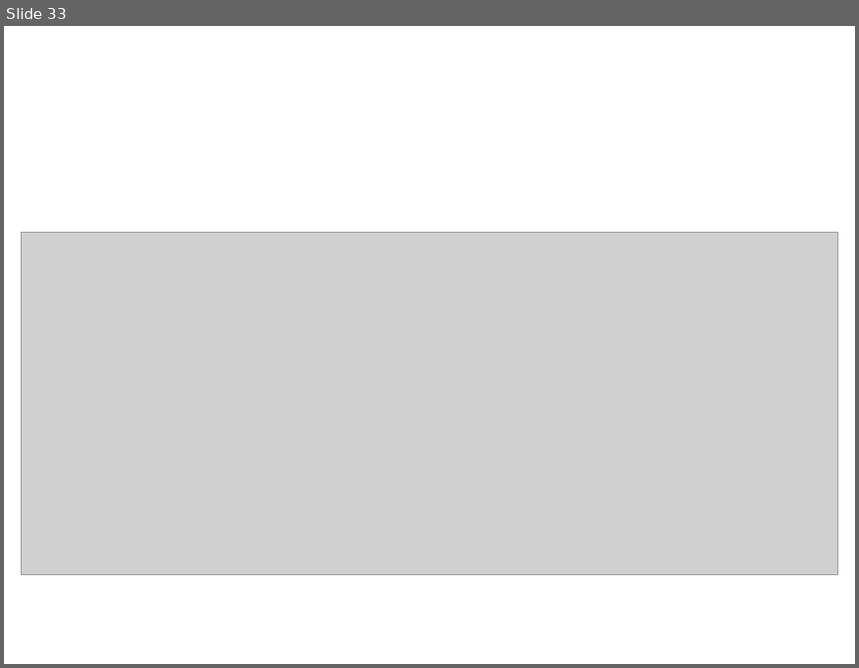
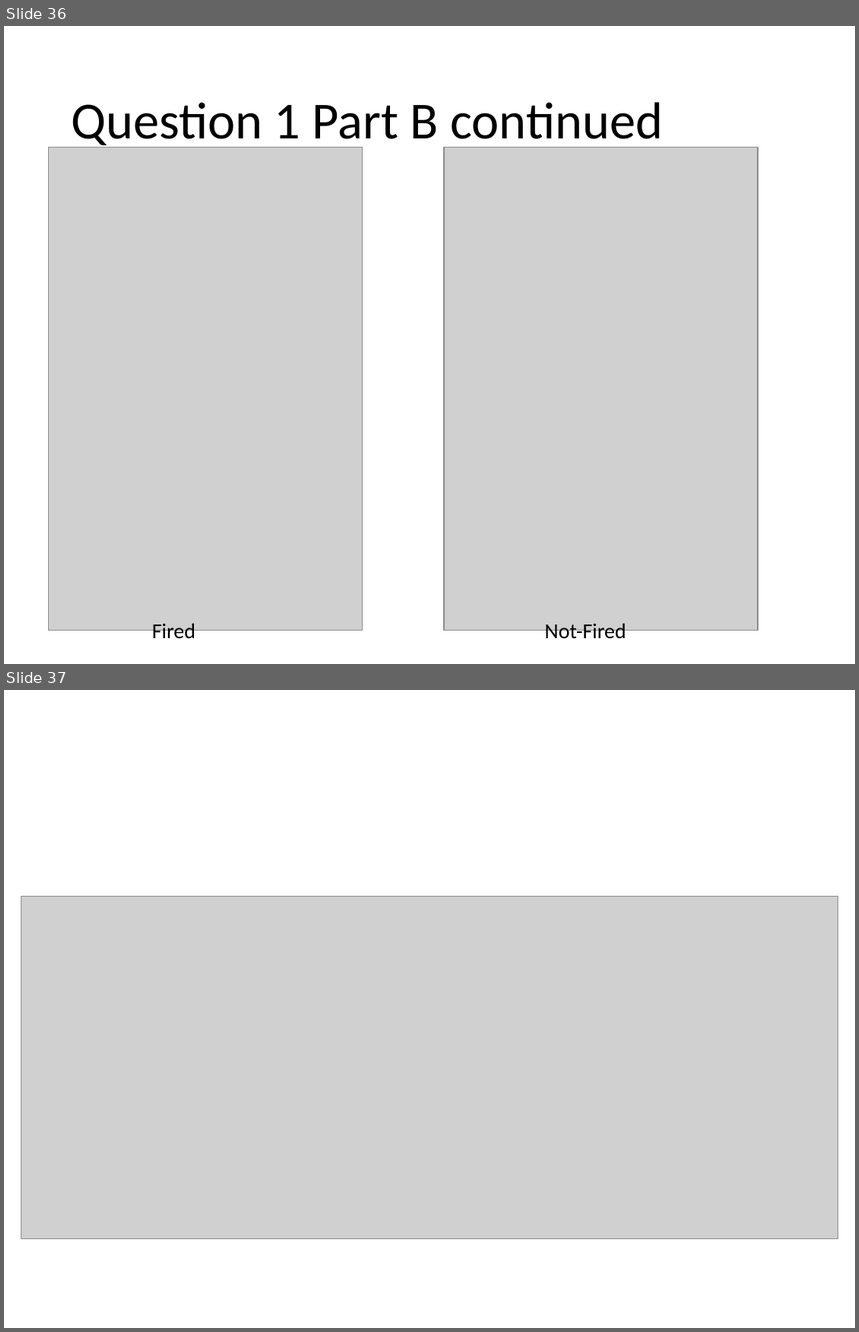
Before and after one commit to bgoodwinSMU/MSDS6371, a slide deck: Unit3/Ben_goodwin_live_Session_3.pptx. Shown one above the other, each under a label of ours: slide 33 before the commit, slides 36 and 37 after it. The pictures are 859x668 and 859x1332 pixels, drawn with LibreOffice and Linux fonts; fonts in the diff are those of the drawing; grey boxes stand for pictures. Boxes give left, top, right and bottom in pixels: in the first picture for what was removed or moved away, otherwise in the second. Text is boxed around its words. In the diff, an @@ line names an element or a change of style, - is before the commit and + after.

```diff
--- a/Unit3/Ben_goodwin_live_Session_3.pptx
+++ b/Unit3/Ben_goodwin_live_Session_3.pptx
@@ slide 36 added at box(4, 26, 855, 664), background #FFFFFF @@
@@ title added at box(71, 102, 663, 151), 44 pt, text #000000 @@
+Question 1 Part B continued
@@ picture added at box(48, 147, 363, 630) @@
@@ picture added at box(444, 147, 758, 630) @@
@@ text added at box(152, 623, 196, 643), 18 pt, text #000000 @@
+Fired
@@ text added at box(545, 623, 626, 643), 18 pt, text #000000 @@
+Not-Fired
@@ what was slide 33 is now slide 37 @@
```
Also in this commit, not shown: 3 slides changed, 4 other slides added.
